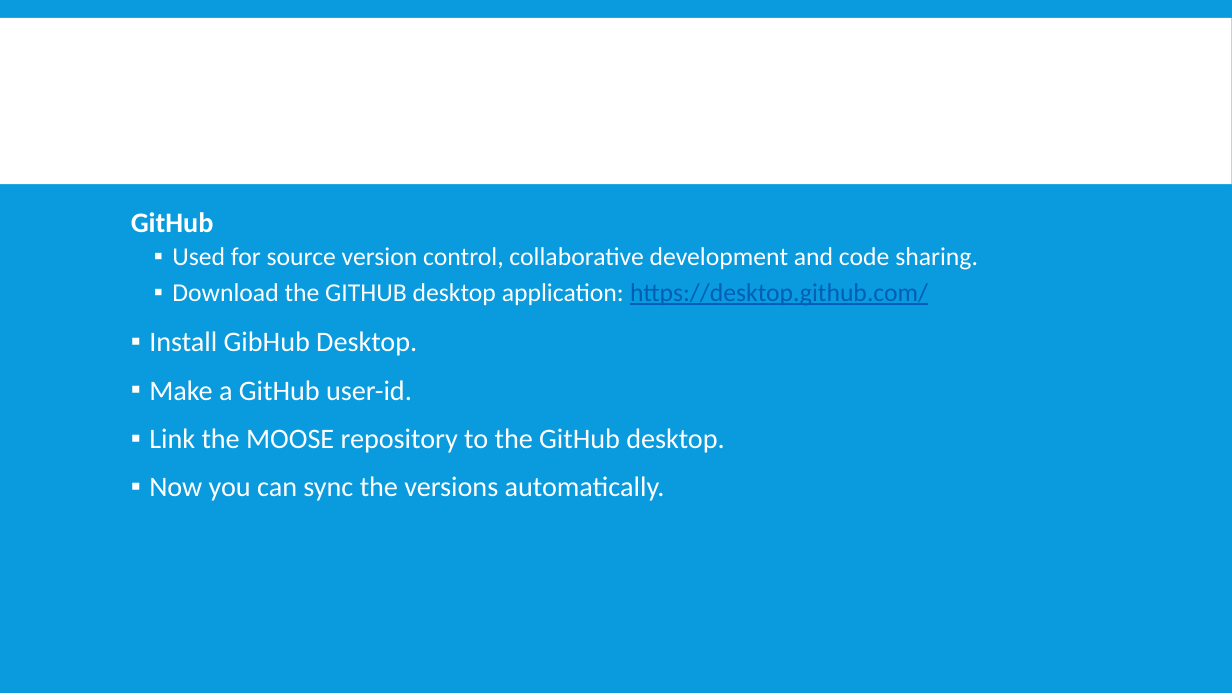
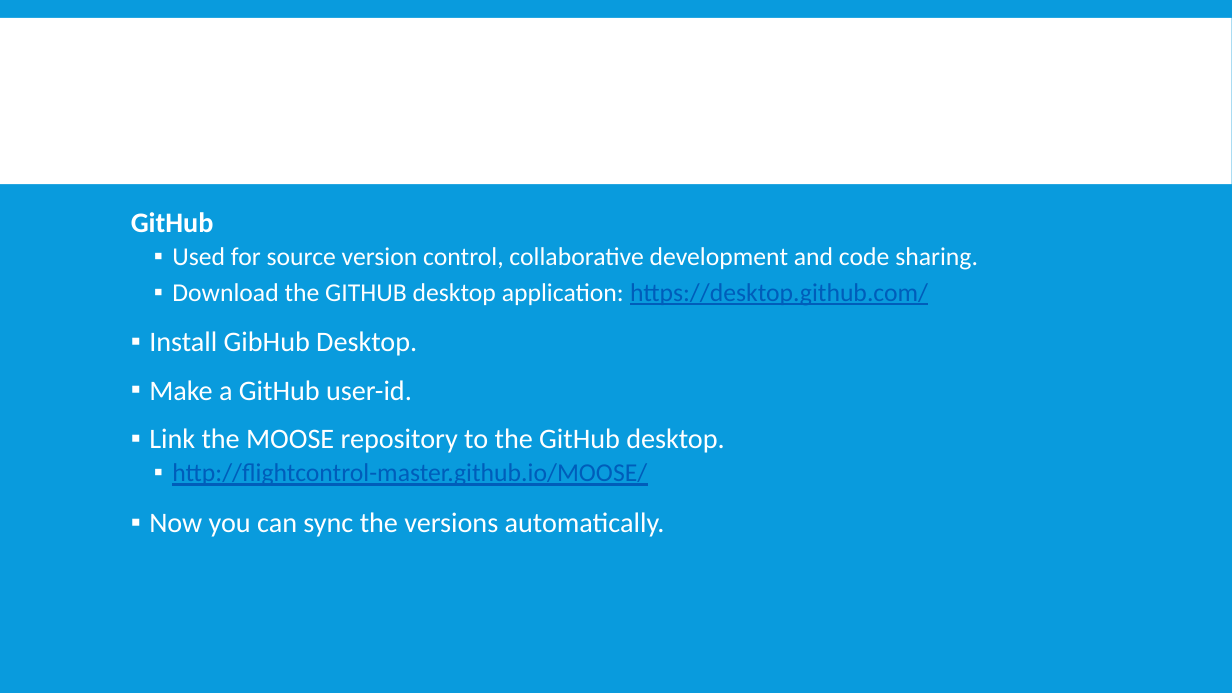
Before and after one commit to FlightControl-Master/MOOSE, a slide deck: slide 8 of Moose Training/Presentations/DCS World - MOOSE - Development - Part 1 - Tools and Installation.pptx (slide 6 before the commit). Drawn at 1232x693 pixels with LibreOffice and Linux fonts; fonts in the diff are those of the drawing; background and template pictures are left out. Boxes give left, top, right and bottom in pixels: in the first picture for what was removed or moved away, otherwise in the second. Text is boxed around its words. In the diff, an @@ line names an element or a change of style, - is before the commit and + after.

```diff
--- a/Moose Training/Presentations/DCS World - MOOSE - Development - Part 1 - Tools and Installation.pptx
+++ b/Moose Training/Presentations/DCS World - MOOSE - Development - Part 1 - Tools and Installation.pptx
@@ text at box(172, 463, 647, 486): paragraph added @@
+  ▪ http://flightcontrol-master.github.io/MOOSE/
```
Also in this commit, not shown: 1 other slide changed, 4 slides added, 2 other files.
